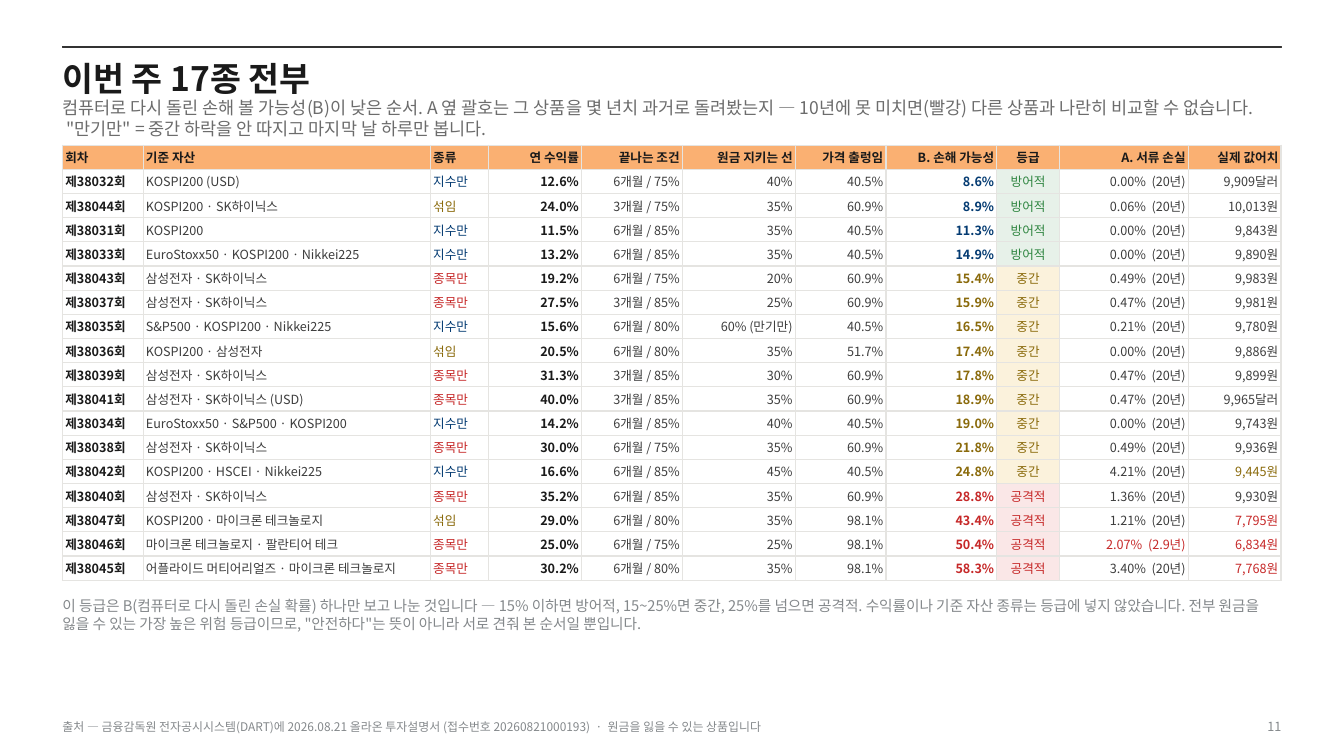
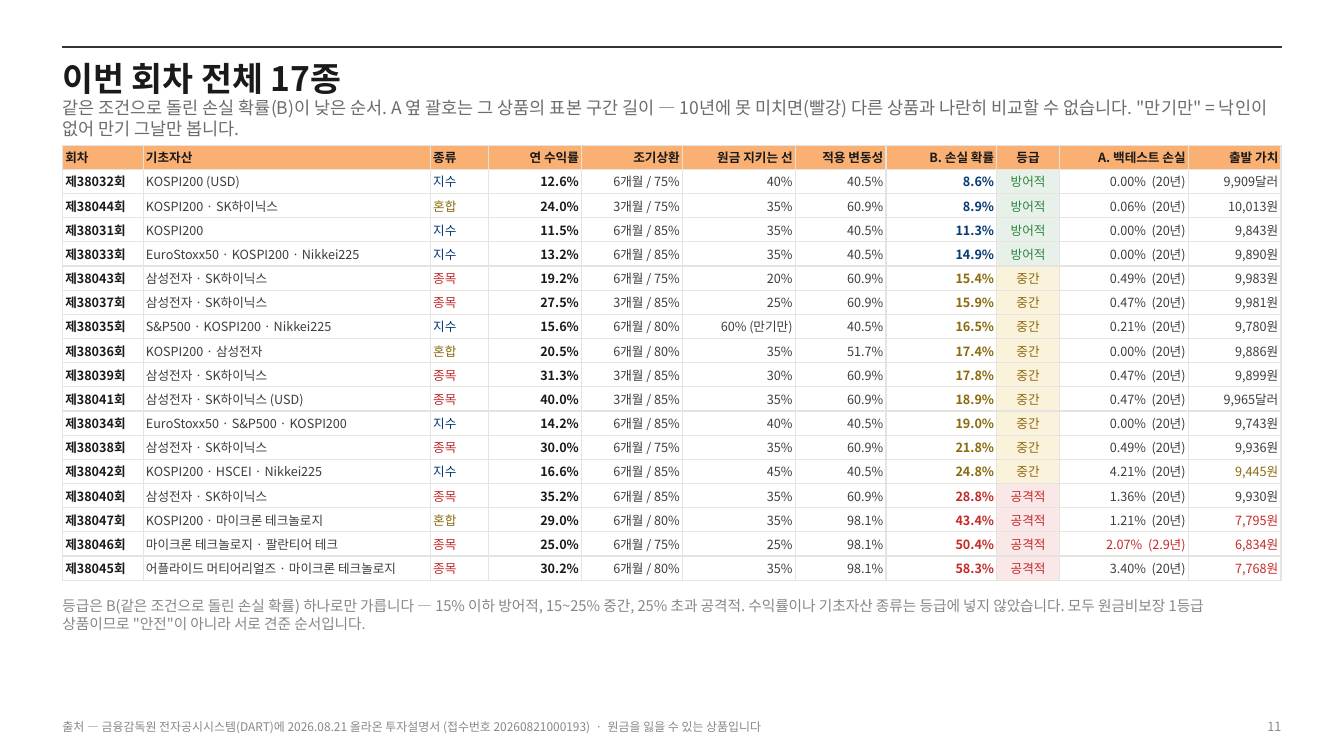
Before and after one commit to hanaroline/work_1, a slide deck: slide 11 of els-proposal.pptx. Drawn at 1344x756 pixels with LibreOffice and Linux fonts; fonts in the diff are those of the drawing. Boxes give left, top, right and bottom in pixels: in the first picture for what was removed or moved away, otherwise in the second. Text is boxed around its words. In the diff, an @@ line names an element or a change of style, - is before the commit and + after.

```diff
--- a/els-proposal.pptx
+++ b/els-proposal.pptx
@@ text at [62, 62, 342, 100]: text changed @@
-이번 주 17종 전부
+이번 회차 전체 17종
@@ text at [62, 99, 1267, 137]: text changed @@
-컴퓨터로 다시 돌린 손해 볼 가능성(B)이 낮은 순서. A 옆 괄호는 그 상품을 몇 년치 과거로 돌려봤는지 — 10년에 못 미치면(빨강) 다른 상품과 나란히 비교할 수 없습니다. "만기만" = 중간 하락을 안 따지고 마지막 날 하루만 봅니다.
+같은 조건으로 돌린 손실 확률(B)이 낮은 순서. A 옆 괄호는 그 상품의 표본 구간 길이 — 10년에 못 미치면(빨강) 다른 상품과 나란히 비교할 수 없습니다. "만기만" = 낙인이 없어 만기 그날만 봅니다.
@@ table at [63, 145, 1281, 580] @@
-row 1: 회차 | 기준 자산 | 종류 | 연 수익률 | 끝나는 조건 | 원금 지키는 선 | 가격 출렁임 | B. 손해 가능성 | 등급 | A. 서류 손실 | 실제 값어치
+row 1: 회차 | 기초자산 | 종류 | 연 수익률 | 조기상환 | 원금 지키는 선 | 적용 변동성 | B. 손실 확률 | 등급 | A. 백테스트 손실 | 출발 가치
-row 2, column 3: 지수만
+row 2, column 3: 지수
-row 3, column 3: 섞임
+row 3, column 3: 혼합
-row 4, column 3: 지수만
+row 4, column 3: 지수
-row 5, column 3: 지수만
+row 5, column 3: 지수
-row 6, column 3: 종목만
+row 6, column 3: 종목
-row 7, column 3: 종목만
+row 7, column 3: 종목
-row 8, column 3: 지수만
+row 8, column 3: 지수
-row 9, column 3: 섞임
+row 9, column 3: 혼합
-row 10, column 3: 종목만
+row 10, column 3: 종목
-row 11, column 3: 종목만
+row 11, column 3: 종목
-row 12, column 3: 지수만
+row 12, column 3: 지수
-row 13, column 3: 종목만
+row 13, column 3: 종목
-row 14, column 3: 지수만
+row 14, column 3: 지수
-row 15, column 3: 종목만
+row 15, column 3: 종목
-row 16, column 3: 섞임
+row 16, column 3: 혼합
-row 17, column 3: 종목만
+row 17, column 3: 종목
-row 18, column 3: 종목만
+row 18, column 3: 종목
@@ text at [62, 599, 1204, 630]: text changed @@
-이 등급은 B(컴퓨터로 다시 돌린 손실 확률) 하나만 보고 나눈 것입니다 — 15% 이하면 방어적, 15~25%면 중간, 25%를 넘으면 공격적. 수익률이나 기준 자산 종류는 등급에 넣지 않았습니다. 전부 원금을 잃을 수 있는 가장 높은 위험 등급이므로, "안전하다"는 뜻이 아니라 서로 견줘 본 순서일 뿐입니다.
+등급은 B(같은 조건으로 돌린 손실 확률) 하나로만 가릅니다 — 15% 이하 방어적, 15~25% 중간, 25% 초과 공격적. 수익률이나 기초자산 종류는 등급에 넣지 않았습니다. 모두 원금비보장 1등급 상품이므로 "안전"이 아니라 서로 견준 순서입니다.
```
Also in this commit, not shown: 5 other slides changed, 5 other files.
